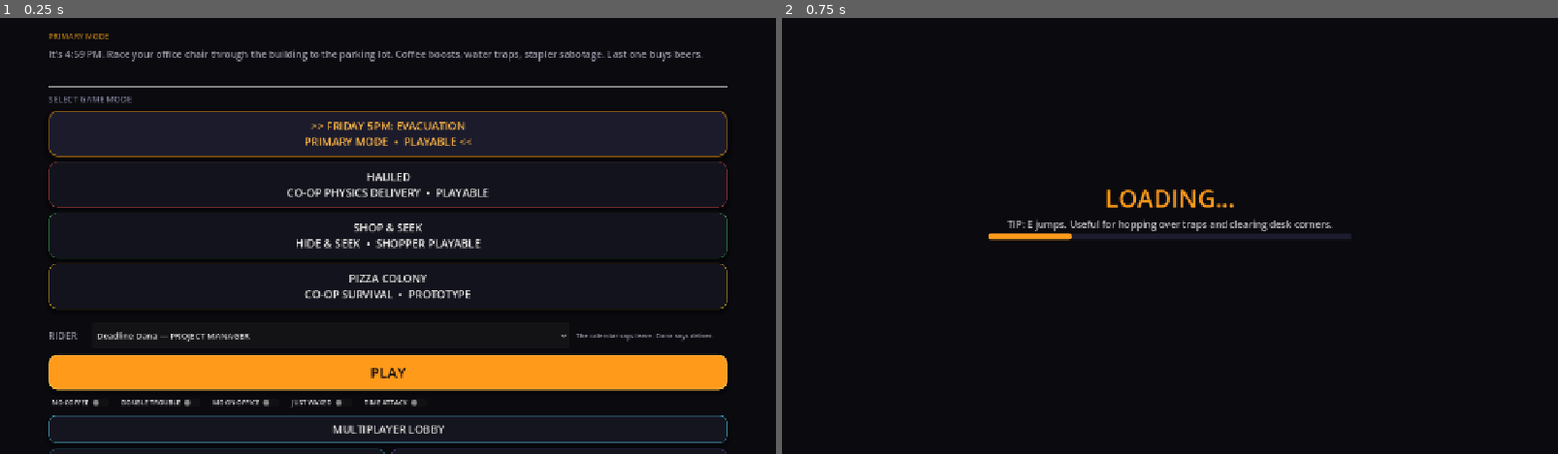
Above: before the commit, frames 1-2 (left to right).
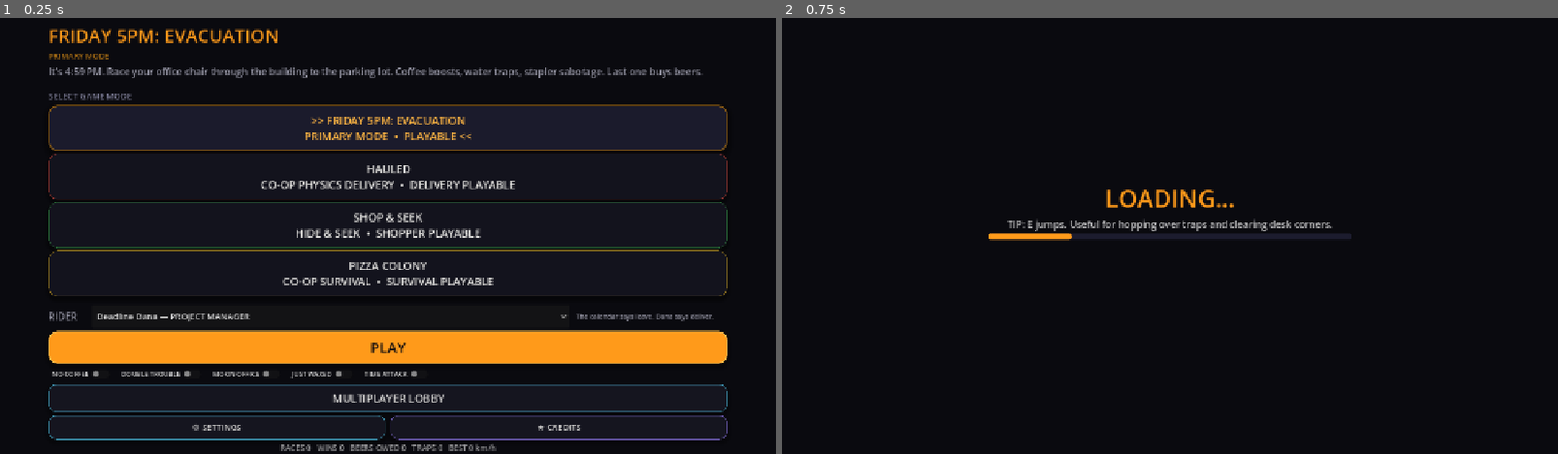
Above: after the commit, the same moments.

Repository: jiracipika/friday-evacuation
Game: Godot game, scene res://scenes/Main.tscn
Two runs of this game, one before a commit and one after it. Both use one fixed random seed, a clock stepped at 60 frames per second and the inputs below.
Inputs:
- Up to frame 1 (0.25 s): no input
- Up to frame 2 (0.75 s): click "PLAY" at 0.5 s

The runs differ from the first frame. In frame 1, 24% of the frame differs, in the area x 6-94%, y 2-100%; in frame 2, nothing differs.

Commit message:
Fix Evacuation camera, movement physics, and readability

Diff:
--- a/scenes/Main.tscn
+++ b/scenes/Main.tscn
@@ -26,22 +26,22 @@
 anchor_right = 1.0
 anchor_bottom = 1.0
 offset_left = 80.0
-offset_top = 24.0
+offset_top = 8.0
 offset_right = -80.0
-offset_bottom = -24.0
+offset_bottom = -8.0
 grow_horizontal = 2
 grow_vertical = 2
-theme_override_constants/separation = 9
+theme_override_constants/separation = 5
 
 [node name="Spacer" type="Control" parent="VBox"]
 layout_mode = 2
-custom_minimum_size = Vector2(0, 4)
+custom_minimum_size = Vector2(0, 0)
 
 [node name="Title" type="Label" parent="VBox"]
 layout_mode = 2
 text = "FRIDAY 5PM: EVACUATION"
 horizontal_alignment = 0
-theme_override_font_sizes/font_size = 42
+theme_override_font_sizes/font_size = 28
 theme_override_colors/font_color = Color(1, 0.65, 0.1, 1)
 
 [node name="Subtitle" type="Label" parent="VBox"]
@@ -56,7 +56,7 @@
 theme_override_font_sizes/font_size = 16
 theme_override_colors/font_color = Color(0.6, 0.6, 0.7, 1)
 autowrap_mode = 3
-custom_minimum_size = Vector2(0, 54)
+custom_minimum_size = Vector2(0, 28)
 
 [node name="Sep1" type="HSeparator" parent="VBox"]
 layout_mode = 2
@@ -69,34 +69,34 @@
 
 [node name="ModeList" type="VBoxContainer" parent="VBox"]
 layout_mode = 2
-theme_override_constants/separation = 8
+theme_override_constants/separation = 4
 
 [node name="Sep2" type="HSeparator" parent="VBox"]
 layout_mode = 2
 
 [node name="PlayButton" type="Button" parent="VBox"]
 layout_mode = 2
-custom_minimum_size = Vector2(0, 58)
+custom_minimum_size = Vector2(0, 44)
 text = "PLAY"
 theme_override_font_sizes/font_size = 28
 
 [node name="HostButton" type="Button" parent="VBox"]
 layout_mode = 2
-custom_minimum_size = Vector2(0, 42)
+custom_minimum_size = Vector2(0, 36)
 text = "HOST MULTIPLAYER"
 visible = false
 theme_override_font_sizes/font_size = 18
 
 [node name="JoinButton" type="Button" parent="VBox"]
 layout_mode = 2
-custom_minimum_size = Vector2(0, 42)
+custom_minimum_size = Vector2(0, 36)
 text = "JOIN MULTIPLAYER"
 visible = false
 theme_override_font_sizes/font_size = 18
 
 [node name="BackButton" type="Button" parent="VBox"]
 layout_mode = 2
-custom_minimum_size = Vector2(0, 42)
+custom_minimum_size = Vector2(0, 36)
 text = "BACK"
 visible = false
 theme_override_font_sizes/font_size = 18
--- a/scripts/Evacuation.gd
+++ b/scripts/Evacuation.gd
@@ -31,6 +31,12 @@
 var camera_base_fov: float = 70.0
 var camera_shake: float = 0.0
 var camera_shake_time: float = 0.0
+var camera_initialized := false
+var camera_tracked_player_y := 0.0
+const CAMERA_DISTANCE := 7.5
+const CAMERA_HEIGHT := 4.2
+const CAMERA_LOOK_HEIGHT := 1.0
+const CAMERA_COLLISION_MARGIN := 0.35
 
 ## Nodes
 @onready var countdown_label: Label3D = $Arena/CountdownLabel
@@ -125,21 +131,33 @@
 	if not camera:
 		return
 
-	var player_pos = local_player.global_position
-	var player_vel = local_player.velocity
-	var move_dir = Vector3(player_vel.x, 0, player_vel.z)
-	var cam_offset: Vector3
-
-	if move_dir.length() > 2.0:
-		var dir_norm = move_dir.normalized()
-		cam_offset = Vector3(-dir_norm.x * 3.0, 6.0, -dir_norm.z * 3.0)
-	else:
-		var fwd: Vector3 = local_player.get_facing_direction() if local_player.has_method("get_facing_direction") else -local_player.global_transform.basis.z
-		cam_offset = Vector3(-fwd.x * 3.0, 6.0, -fwd.z * 3.0)
-
-	var look_ahead = move_dir * 0.3
-	var target_cam_pos = player_pos + cam_offset
-	var target_look = player_pos + look_ahead
+	var player_pos: Vector3 = local_player.global_position
+	var player_vel: Vector3 = local_player.velocity
+	var move_dir := Vector3(player_vel.x, 0.0, player_vel.z)
+	var fwd: Vector3 = local_player.get_facing_direction() if local_player.has_method("get_facing_direction") else -local_player.global_transform.basis.z
+	fwd.y = 0.0
+	fwd = fwd.normalized()
+
+	# Follow the visible chair facing, not raw velocity. Velocity-facing cameras
+	# whip 180 degrees during a reverse and make camera-relative steering fight
+	# itself. The lower height also stays safely below the next floor (the old
+	# +6 offset placed the camera directly inside the floor slab, blacking out
+	# the entire gameplay view).
+	var target_cam_pos := player_pos - fwd * CAMERA_DISTANCE + Vector3.UP * CAMERA_HEIGHT
+	var speed := move_dir.length()
+	var look_ahead := move_dir.normalized() * minf(speed * 0.22, 2.0) if speed > 0.1 else Vector3.ZERO
+	var target_look := player_pos + Vector3.UP * CAMERA_LOOK_HEIGHT + look_ahead
+	target_cam_pos = _resolve_camera_occlusion(target_look, target_cam_pos)
+
+	# Elevator teleports cross a floor slab. Snap camera state to the new floor
+	# rather than interpolating the camera through solid geometry.
+	if camera_initialized and absf(player_pos.y - camera_tracked_player_y) > 3.0:
+		camera_initialized = false
+	camera_tracked_player_y = player_pos.y
+	if not camera_initialized:
+		cam_follow_pos = target_cam_pos
+		cam_look_target = target_look
+		camera_initialized = true
 
 	var cam_lerp = 1.0 - exp(-8.0 * delta)
 	var look_lerp = 1.0 - exp(-6.0 * delta)
@@ -151,7 +169,7 @@
 	camera.look_at(cam_look_target)
 	camera_shake = maxf(camera_shake - delta * 0.9, 0.0)
 	camera_shake_time += delta * 34.0
-	var speed_ratio = clampf(move_dir.length() / 12.0, 0.0, 1.0)
+	var speed_ratio = clampf(speed / 12.0, 0.0, 1.0)
 	camera.fov = lerpf(camera.fov, camera_base_fov + speed_ratio * 5.0, 1.0 - exp(-7.0 * delta))
 	if camera_shake > 0.0:
 		var shake_offset = Vector3(
@@ -160,6 +178,21 @@
 			sin(camera_shake_time * 1.47) * camera_shake
 		)
 		camera.global_position += shake_offset
+
+func _resolve_camera_occlusion(origin: Vector3, desired: Vector3) -> Vector3:
+	var world := get_world_3d()
+	if world == null:
+		return desired
+	var exclude: Array[RID] = []
+	if local_player and is_instance_valid(local_player):
+		exclude.append(local_player.get_rid())
+	var query := PhysicsRayQueryParameters3D.create(origin, desired, 0xFFFFFFFF, exclude)
+	query.collide_with_areas = false
+	query.collide_with_bodies = true
+	var hit := world.direct_space_state.intersect_ray(query)
+	if hit.is_empty():
+		return desired
+	return (hit["position"] as Vector3) + (hit["normal"] as Vector3) * CAMERA_COLLISION_MARGIN
 
 func _request_camera_shake(amount: float) -> void:
 	var a11y_shake = load("res://scripts/Accessibility.gd")
@@ -670,7 +703,9 @@
 	ghost_racer.set_script(ghost_script)
 	# Course: start → each floor's far side → exit ring on floor 4
 	var course: Array[Vector3] = [
-		Vector3(0, 1.0, 0),
+		# Start in a neighboring lane so the translucent ghost does not occupy
+		# the player's chair/camera focal point during the opening countdown.
+		Vector3(-1.8, 1.0, 0),
 		Vector3(10, 0.5, 8),
 		Vector3(-8, 6.5, -6),
 		Vector3(2, 12.5, 9),
@@ -869,7 +904,7 @@
 			var light = OmniLight3D.new()
 			light.position = floor_pos + Vector3(x, 3.0, z)
 			light.light_color = Color(1.0, 0.92, 0.78)
-			light.light_energy = 0.75
+			light.light_energy = 1.05
 			light.omni_range = 22.0
 			light.shadow_enabled = false
 			light.light_bake_mode = OmniLight3D.BAKE_STATIC
@@ -893,7 +928,15 @@
 	if not world or not world.environment:
 		return
 	var env = world.environment
-	env.ambient_light_energy = 0.42
+	# Preserve the dark office mood without crushing gameplay into black. The
+	# scene resource used a near-black ambient color, so increasing energy alone
+	# still left chairs, hazards, and routes unreadable on GL Compatibility.
+	env.ambient_light_source = Environment.AMBIENT_SOURCE_COLOR
+	env.ambient_light_color = Color(0.72, 0.76, 0.9)
+	env.ambient_light_energy = 0.95
+	var key_light := get_node_or_null("DirectionalLight3D") as DirectionalLight3D
+	if key_light:
+		key_light.light_energy = 1.1
 	env.fog_enabled = false
 	env.glow_enabled = false
 	env.glow_strength = 0.8
@@ -1072,6 +1115,8 @@
 func _start_countdown() -> void:
 	match_state = &"countdown"
 	timer = countdown_seconds
+	if local_player:
+		local_player.set_can_move(false)
 	if countdown_label:
 		countdown_label.text = str(int(countdown_seconds))
 		countdown_label.visible = true
@@ -1132,9 +1177,12 @@
 		add_child(trap)
 
 func _update_timer_display() -> void:
+	var remaining := maxf(time_limit - timer, 0.0)
+	var timer_text := "%d:%02d" % [floori(remaining / 60.0), int(remaining) % 60]
 	if timer_label:
-		var remaining = time_limit - timer
-		timer_label.text = "TIME: %d" % int(remaining)
+		timer_label.text = timer_text
+	if hud_ext and is_instance_valid(hud_ext) and hud_ext.has_method("set_timer_text"):
+		hud_ext.set_timer_text(timer_text)
 
 func _update_hud() -> void:
 	if hud_ext == null or not is_instance_valid(hud_ext):
@@ -1254,6 +1302,10 @@
 			hud_ext.set_script(hud_script)
 			hud_ext.layer = 10
 			add_child(hud_ext)
+			# HUD.gd owns the race timer. Keeping the legacy scene label visible
+			# draws two timers on top of each other.
+			if timer_label:
+				timer_label.visible = false
 		# Caption overlay for audio-cue subtitles (no-op when disabled)
 		var overlay_script = load("res://scripts/SubtitleOverlay.gd")
 		if overlay_script and overlay_script.has_method("mount"):
--- a/scripts/GhostRacer.gd
+++ b/scripts/GhostRacer.gd
@@ -33,15 +33,23 @@
 	capsule.mesh = cap_mesh
 	var mat := StandardMaterial3D.new()
 	mat.transparency = BaseMaterial3D.TRANSPARENCY_ALPHA
-	mat.albedo_color = Color(0.55, 0.75, 1.0, 0.35)
+	mat.albedo_color = Color(0.55, 0.75, 1.0, 0.2)
 	mat.emission_enabled = true
 	mat.emission = Color(0.35, 0.55, 1.0)
-	mat.emission_energy_multiplier = 0.6
+	mat.emission_energy_multiplier = 0.28
 	mat.no_depth_test = false
 	capsule.material_override = mat
 	capsule.position = Vector3(0, 0.9, 0)
 	add_child(capsule)
 	_mesh_parent = capsule
+	var label := Label3D.new()
+	label.text = "GHOST"
+	label.font_size = 28
+	label.outline_size = 8
+	label.modulate = Color(0.55, 0.8, 1.0, 0.85)
+	label.billboard = BaseMaterial3D.BILLBOARD_ENABLED
+	label.position = Vector3(0, 2.0, 0)
+	add_child(label)
 
 	if not waypoints.is_empty():
 		position = waypoints[0]
--- a/scripts/Main.gd
+++ b/scripts/Main.gd
@@ -34,7 +34,7 @@
 	},
 ]
 
-const MODE_STATUS := ["PLAYABLE", "PLAYABLE", "SHOPPER PLAYABLE", "PROTOTYPE"]
+const MODE_STATUS := ["PLAYABLE", "DELIVERY PLAYABLE", "SHOPPER PLAYABLE", "SURVIVAL PLAYABLE"]
 
 var selected_index: int = 0
 var buttons: Array[Button] = []
@@ -74,14 +74,14 @@
 	$VBox.add_child(utility_row)
 	settings_button = Button.new()
 	settings_button.text = "⚙ SETTINGS"
-	settings_button.custom_minimum_size = Vector2(0, 42)
+	settings_button.custom_minimum_size = Vector2(0, 32)
 	settings_button.size_flags_horizontal = Control.SIZE_EXPAND_FILL
 	settings_button.add_theme_font_size_override("font_size", 14)
 	utility_row.add_child(settings_button)
 	settings_button.pressed.connect(_open_settings)
 	credits_button = Button.new()
 	credits_button.text = "★ CREDITS"
-	credits_button.custom_minimum_size = Vector2(0, 42)
+	credits_button.custom_minimum_size = Vector2(0, 32)
 	credits_button.size_flags_horizontal = Control.SIZE_EXPAND_FILL
 	credits_button.add_theme_font_size_override("font_size", 14)
 	utility_row.add_child(credits_button)
@@ -110,7 +110,7 @@
 		var card_script = load("res://scripts/ModeCard.gd")
 		btn.set_script(card_script)
 		btn.configure(info.title, info.subtitle, MODE_STATUS[i], info.color)
-		btn.custom_minimum_size = Vector2(0, 62)
+		btn.custom_minimum_size = Vector2(0, 44)
 		btn.pressed.connect(_select_mode.bind(i))
 		mode_list.add_child(btn)
 		buttons.append(btn)
@@ -147,7 +147,7 @@
 		return
 	character_row = HBoxContainer.new()
 	character_row.name = "CharacterSelector"
-	character_row.custom_minimum_size = Vector2(0, 44)
+	character_row.custom_minimum_size = Vector2(0, 38)
 	character_row.add_theme_constant_override("separation", 10)
 	$VBox.add_child(character_row)
 	$VBox.move_child(character_row, play_button.get_index())
@@ -233,7 +233,7 @@
 
 func _build_menu_theme() -> void:
 	title_label.add_theme_color_override("font_color", UI_THEME.color(UI_THEME.ORANGE))
-	title_label.add_theme_font_size_override("font_size", 42)
+	title_label.add_theme_font_size_override("font_size", 30)
 	subtitle_label.add_theme_font_size_override("font_size", 13)
 	desc_label.add_theme_color_override("font_color", UI_THEME.color(UI_THEME.TEXT_MUTED))
 	desc_label.add_theme_font_size_override("font_size", 16)
--- a/scripts/PizzaColony.gd
+++ b/scripts/PizzaColony.gd
@@ -487,9 +487,15 @@
 	var player_scene = load("res://scenes/PlayerChair.tscn")
 	if player_scene:
 		player = player_scene.instantiate()
-		player.position = Vector3(0, 1.5, 12)
 		player.player_display_name = "Topping"
 		add_child(player)
+		# PackedScene resources are cached across repeated scene instances in one
+		# tree. A prior eliminated chair can otherwise leak its launched transform
+		# or velocity into a fresh survival round once disabled bodies simulate
+		# physics correctly. Canonicalize after add_child so the live transform wins.
+		player.global_position = Vector3(0, 1.5, 12)
+		player.velocity = Vector3.ZERO
+		player.set_can_move(true)
 		if "suppress_action_jump" in player:
 			player.suppress_action_jump = true
 	# Phase 7A: touch controls (mobile or FE_TOUCH=1 preview)
--- a/scripts/PlayerChair.gd
+++ b/scripts/PlayerChair.gd
@@ -296,6 +296,14 @@
 
 func _physics_process(delta: float) -> void:
 	if not can_move:
+		# Disabling control must not disable physics. Modes use this for
+		# countdowns, disguises, remote chairs, and comedy elimination launches.
+		# set_can_move(false) clears existing momentum; an explicit impulse set
+		# afterward still needs to move the body.
+		_apply_gravity(delta)
+		move_and_slide()
+		_apply_visual_feedback(delta)
+		_smooth_facing(delta)
 		return
 
 	# Stun timer
--- a/scripts/PlayerChairMechanicsSmokeTest.gd
+++ b/scripts/PlayerChairMechanicsSmokeTest.gd
@@ -7,6 +7,7 @@
 var elapsed := 0.0
 var interaction_count := 0
 var failures := PackedStringArray()
+var disabled_launch_start := Vector3.ZERO
 
 func _init() -> void:
 	_setup.call_deferred()
@@ -64,6 +65,14 @@
 				chair.trigger_mobile_action(&"action")
 				_check(interaction_count == 1, "mobile action emits interaction when jump is repurposed")
 				_check(is_zero_approx(chair.velocity.y), "repurposed mobile action does not jump")
+				disabled_launch_start = chair.global_position
+				chair.set_can_move(false)
+				chair.velocity = Vector3(10.0, 8.0, 0.0)
+				phase = 1
+				elapsed = 0.0
+		1:
+			if elapsed >= 0.25:
+				_check(chair.global_position.x > disabled_launch_start.x + 1.0, "disabled controls still simulate explicit launch impulses")
 				_report()
 	return false
 
